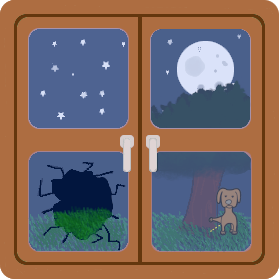
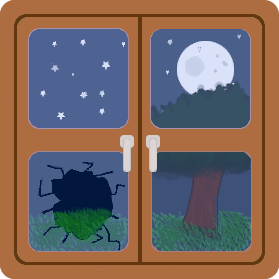
Revision of a layered 279 × 279 image; what changed, layer by layer:
painted on "Pasted Layer #1" over (152, 151, 251, 252)
added layer "Pasted Layer" over (152, 151, 251, 252)
